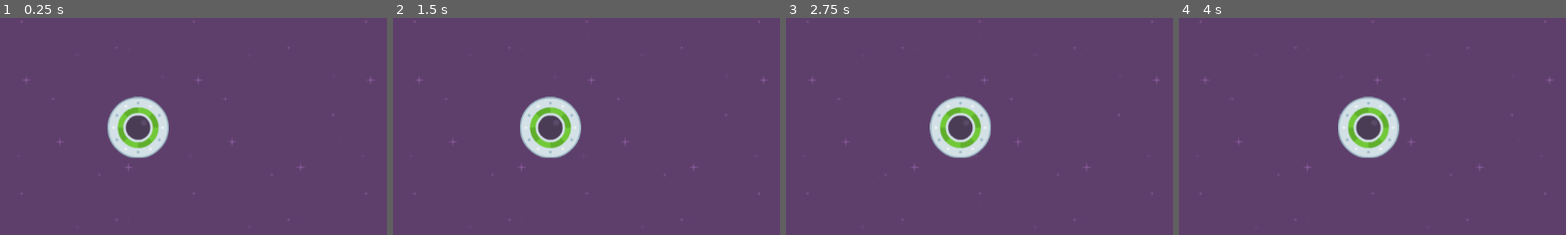
Above: before the commit, frames 1-4 (left to right).
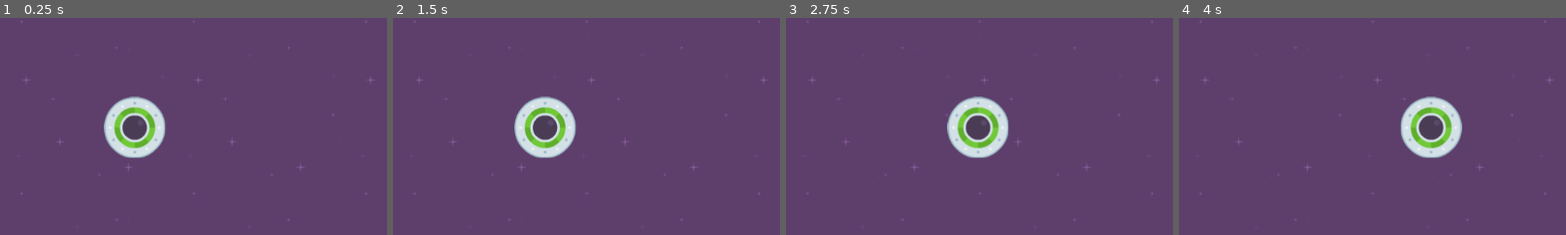
Above: after the commit, the same moments.

Repository: BurkusCat/godot_2d_course_projects
Game: Godot game, scene res://level_1.tscn
Same seed, same stepped clock (60 frames per second), same inputs: the game is played once before the commit and once after it.
Inputs:
- Up to frame 1 (0.25 s): no input
- Up to frame 2 (1.5 s): no input
- Up to frame 3 (2.75 s): no input
- Up to frame 4 (4 s): no input
The pictures show only the part of the screen within x 30-80%, y 19-69%; the shares and areas given below are measured in that part.

The runs differ from the first frame. In frame 1, 2.0% of the frame differs, in the area x 26-44%, y 36-65%; in frame 2, 2.6%; in frame 3, 4.4%; in frame 4, 6.2%, in the area x 41-74%, y 36-65%.

Commit message:
2.15 Processing & apply_force( )

Diff:
--- a/speedy_saucer/player.gd
+++ b/speedy_saucer/player.gd
@@ -2,4 +2,11 @@
 
 # Called when the node enters the scene tree for the first time.
 func _ready():
-	apply_impulse(Vector2(25, 0))
+	#apply_impulse(Vector2(25, 0))
+	pass
+
+func _process(delta):
+	pass
+
+func _physics_process(delta):
+	apply_force(Vector2(25, 0))
